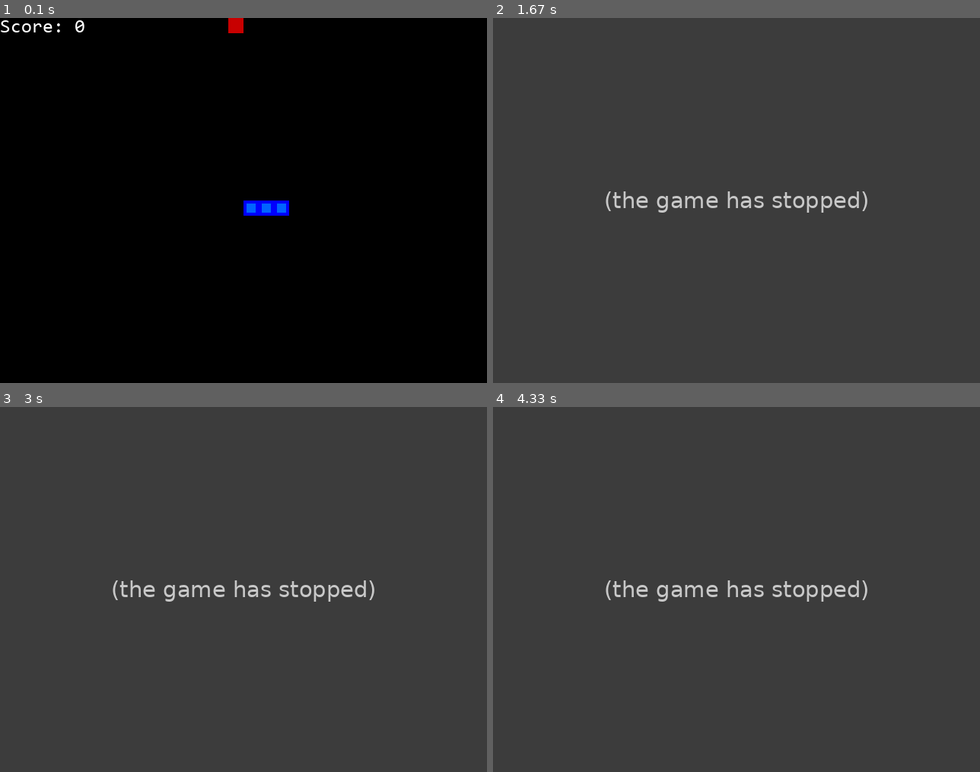
Above: before the commit, frames 1-4 (two rows, left to right).
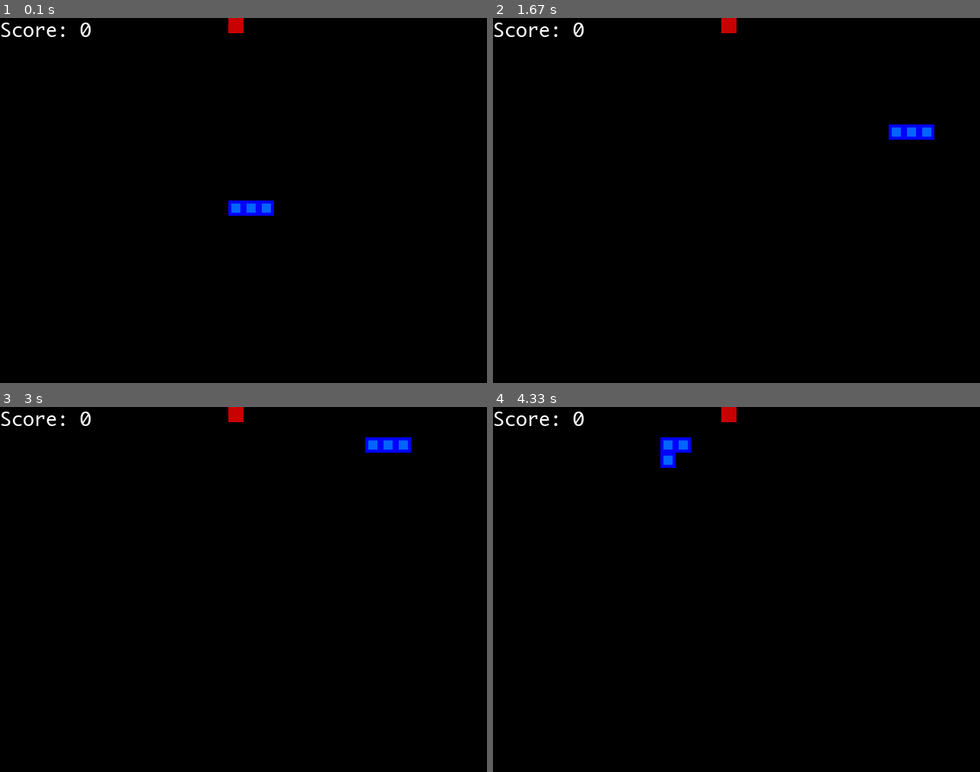
Above: after the commit, the same moments.

Repository: fotsingriemann/snake-pygame
Game: pygame game, started from snake_game.py
The game is run twice, just before and just after one commit, with the same random seed, the same clock (stepped at 60 frames per second) and the same inputs.
Inputs:
- Up to frame 1 (0.1 s): no input
- Up to frame 2 (1.67 s): hold Right 0.33-0.8 s; hold Up 0.83-1.3 s; hold Right from 1.33 s (still down)
- Up to frame 3 (3 s): release Right at 1.8 s; hold Up 1.83-2.37 s; hold Left 2.4-2.7 s
- Up to frame 4 (4.33 s): hold Down from 4.23 s (still down)

The runs differ from the first frame. In frame 1, 0.6% of the frame differs, in the area x 0-60%, y 0-55%; in frame 2, 100%, in the area x 0-100%, y 0-100%; in frame 3, 100%; in frame 4, 100%.
Before the commit the program exited at 0.75 s; later frames show no game.

Commit message:
no more change

Diff:
--- a/snake_game.py
+++ b/snake_game.py
@@ -4,7 +4,7 @@
 from collections import namedtuple
 
 pygame.init()
-font = pygame.font.Font('fonts/consolas.ttf', 25)
+font = pygame.font.Font('fonts/Monaco.ttf', 25)
 #font = pygame.font.SysFont('arial', 25)
 
 class Direction(Enum):
@@ -23,7 +23,7 @@
 BLACK = (0,0,0)
 
 BLOCK_SIZE = 20
-SPEED = 20
+SPEED = 10
 
 class SnakeGame:
 
@@ -32,7 +32,7 @@
         self.h = h
         # init display
         self.display = pygame.display.set_mode((self.w, self.h))
-        pygame.display.set_caption('Snake')
+        pygame.display.set_caption('Snake game')
         self.clock = pygame.time.Clock()
 
         # init game state
